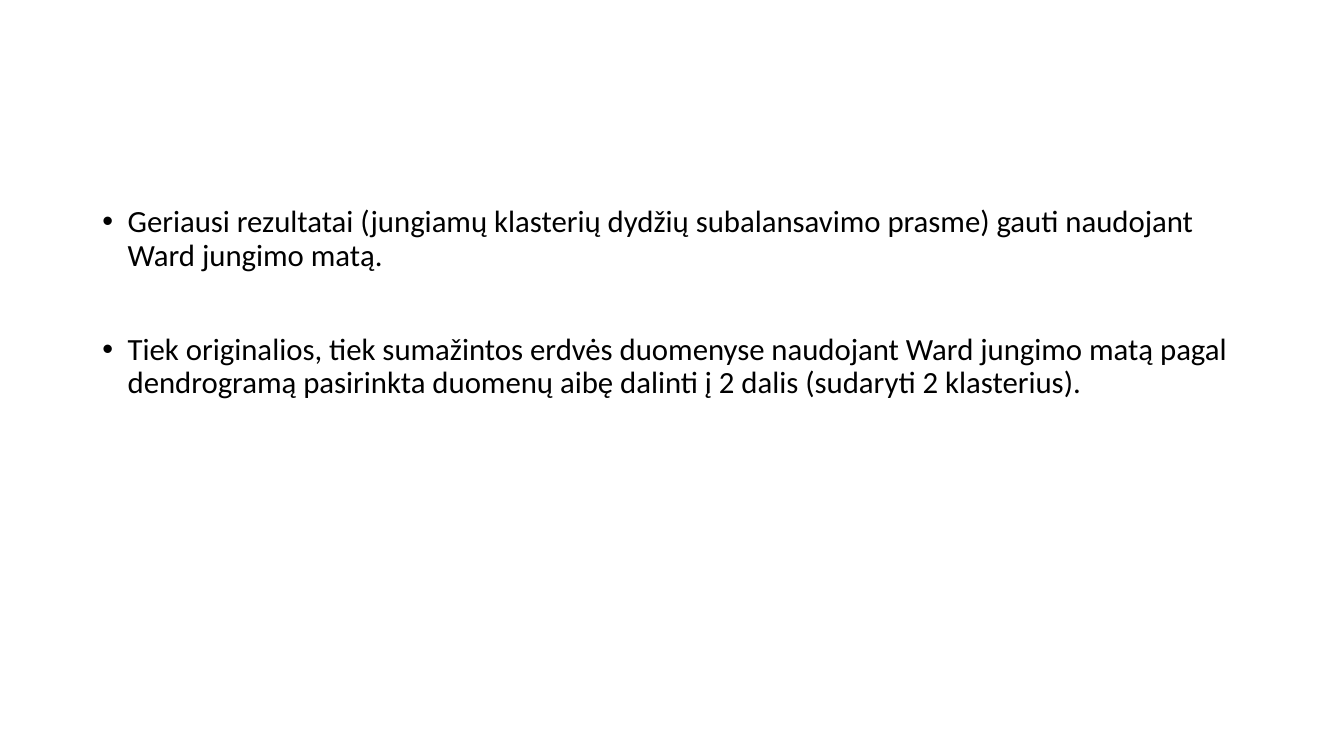
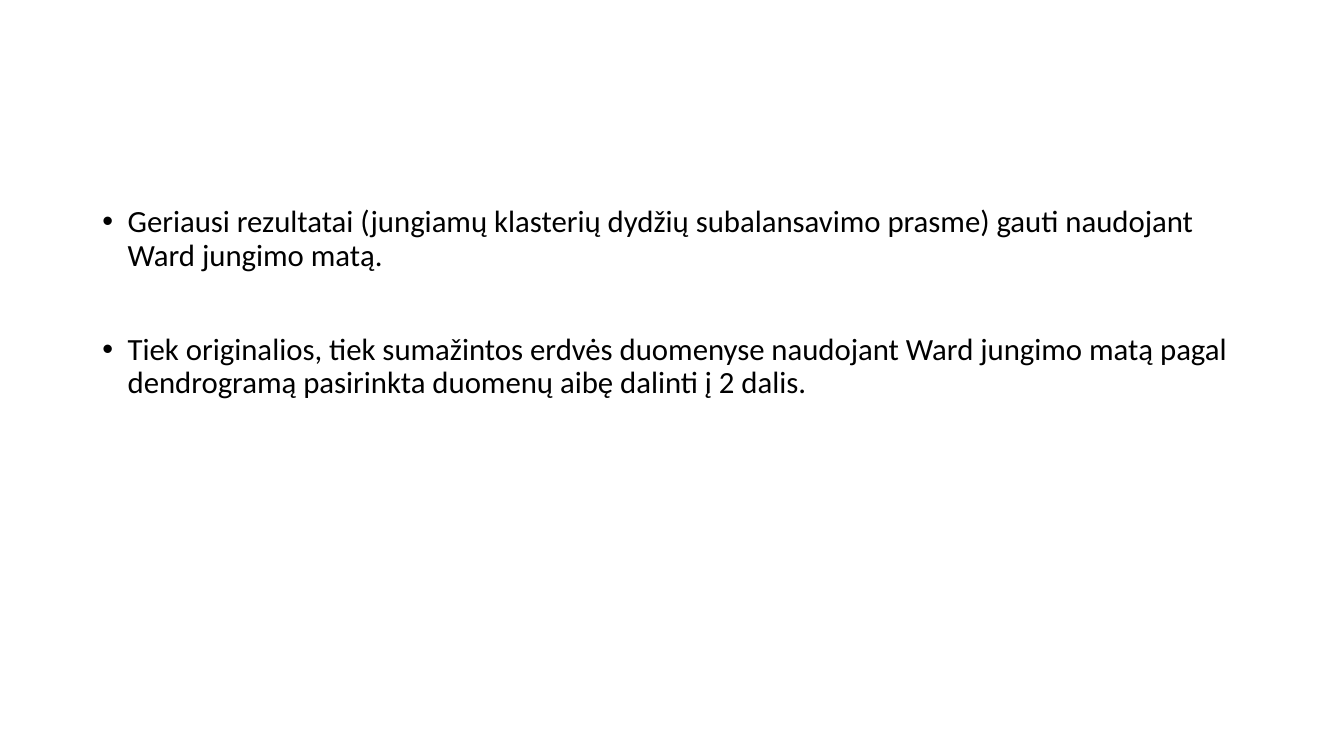
Before and after one commit to dovmar/PDVS, a slide deck: slide 23 of Lab_3/Pristatymas.pptx. Drawn at 1344x756 pixels with LibreOffice and Linux fonts; fonts in the diff are those of the drawing. Boxes give left, top, right and bottom in pixels: in the first picture for what was removed or moved away, otherwise in the second. Text is boxed around its words. In the diff, an @@ line names an element or a change of style, - is before the commit and + after.

```diff
--- a/Lab_3/Pristatymas.pptx
+++ b/Lab_3/Pristatymas.pptx
@@ text at box(128, 338, 1227, 399): text changed @@
-• Tiek originalios, tiek sumažintos erdvės duomenyse naudojant Ward jungimo matą pagal dendrogramą pasirinkta duomenų aibę dalinti į 2 dalis (sudaryti 2 klasterius).
+• Tiek originalios, tiek sumažintos erdvės duomenyse naudojant Ward jungimo matą pagal dendrogramą pasirinkta duomenų aibę dalinti į 2 dalis.
```
Also in this commit, not shown: 5 other slides changed, 1 other file.
